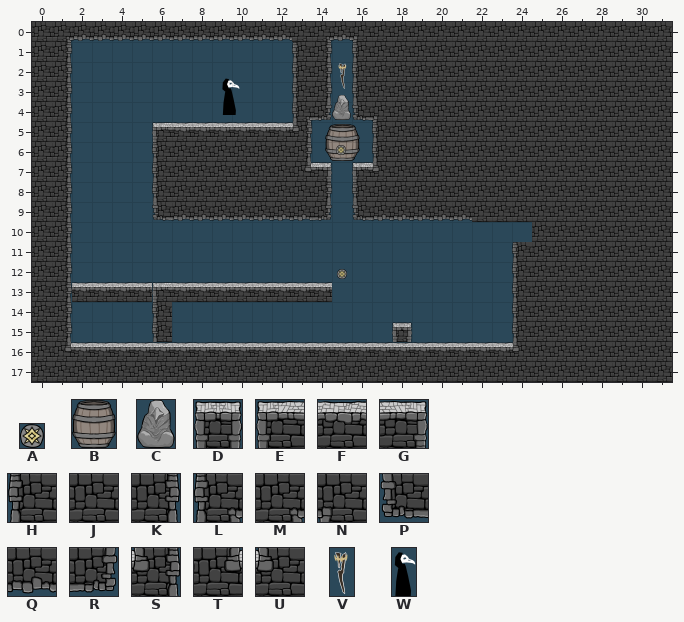
Tiled map (JSON) -- Physics/Physics/assets/harvey_test.tmj. This is how it looked before the edit.
Cells are 300x300 px. Shown: x 0..31, y 0..17.
Key: from "GameObjects": A 0 "chainEnd", B 1 "burnable", C 2 "nonburnable"; from "PlatformTiles": D 12, E 13, F 14, G 15, H 25, J 26, K 27, L 30, M 32, N 33, P 37, Q 38, R 39, S 43, T 44, U 45; from "PlayerTorchTiles": V 2 "torch", W 3 "player".
_ is an empty cell.
Objects are placed by their top-left corner, in cells (3,4 is the top-left corner of cell 3,4); size is 1x1 cell unless given.
Layer "Tile Layer 1" before, first column x 0:
 0 JMQQQQQQQQQQQJMQNJJJJJJJJJJJJJJJ
 1 JK___________HK_HJJJJJJJJJJJJJJJ
 2 JK___________HK_HJJJJJJJJJJJJJJJ
 3 JK___________HK_HJJJJJJJJJJJJJJJ
 4 JK___________LR_PNJJJJJJJJJJJJJJ
 5 JK____EFFFFFFS___HJJJJJJJJJJJJJJ
 6 JK____HJJJJJJK___HJJJJJJJJJJJJJJ
 7 JK____HJJJJJJTG_EUJJJJJJJJJJJJJJ
 8 JK____HJJJJJJJK_HJJJJJJJJJJJJJJJ
 9 JK____PQQQQQQQR_PQQQQQJJJJJJJJJJ
10 JK_______________________JJJJJJJ
11 JK______________________HJJJJJJJ
12 JK______________________HJJJJJJJ
13 JKFFFFEFFFFFFFF_________HJJJJJJJ
14 JK____H_________________HJJJJJJJ
15 JK____H___________D_____HJJJJJJJ
16 JTFFFFFFFFFFFFFFFFFFFFFFUJJJJJJJ
17 JJJJJJJJJJJJJJJJJJJJJJJJJJJJJJJJ
Objects on layer "Entities" before:
C "nonburnable" at 15,3.6 size 1x1.2
B "burnable" at 14.7,5.1 size 1.7x1.8
Objects on layer "Player" before:
V "torch" at 15.2,1.9 size 0.7x1.5
W "player" at 9.4,2.7 size 1x2
A "chainEnd" at 15.2,6.2 size 0.5x0.5
A "chainEnd" at 15.2,12.4 size 0.5x0.5
The same view after the edit:
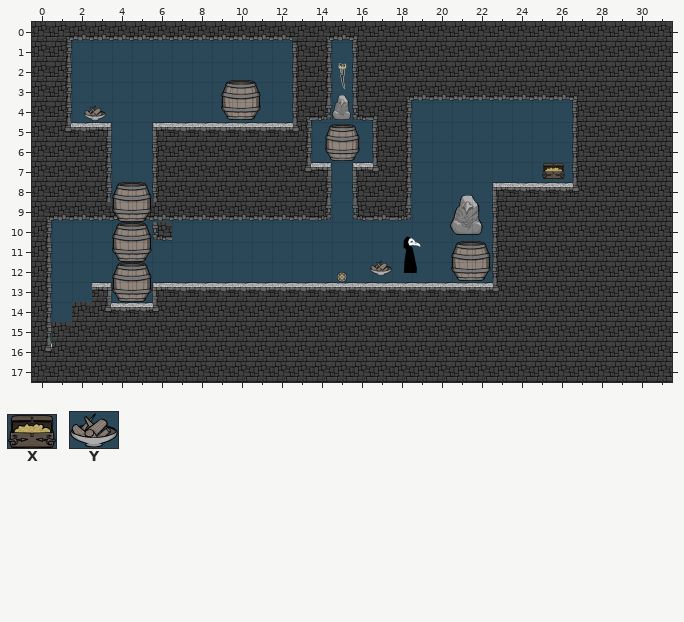
Further tiles: from "GameObjects": X 4 "goaldoor", Y 18 "brazier".
The edit:
Changed rows in their new state; . is an unchanged cell.
Layer "Tile Layer 1":
first column x 0:
 3 ..................MQQQQQQQQN
 4 ..................K________H
 5 .TFG..............K________H
 6 .JJK..............K________H
 7 .JJK..............K________H
 8 .JJK..............K____EFFFU
 9 MQQQQQQ...........R____H....
10 K_....P................HJ...
11 K_.....................HJ...
12 K_.....................HJ...
13 K__G__.........FFFFFFFFUJ...
14 K_JTFFUJJJJJJJJJJJJJJJJJJ...
15 KJJJJJJJJJJJJJJJJJJJJJJJJ...
16 TJJJJJJJJJJJJJJJJJJJJJJJJ...
Layer "Entities":
added: B "burnable" at 9.5,2.9 size 2x2
added: Y "infburnable" at 2.6,4.2 size 1.1x0.8
added: A "1" at 15.2,6.3 size 0.5x0.5
added: X "goaldoor" at 25.5,7.1 size 1.2x0.8
added: B "burnable" at 4,8 size 2x2
added: C "nonburnable" at 20.9,8.7 size 1.7x2
added: B "burnable" at 4,10 size 2x2
added: Y "infburnable" at 16.9,11.9 size 1.1x0.8
added: B "burnable" at 20.9,11 size 2x2
added: A "2" at 15.3,12.5 size 0.5x0.5
added: B "burnable" at 4,12 size 2x2
Layer "Player":
changed: W "player" at 9.4,2.7 size 1x2 -> W "player" at 18.4,10.6 size 1x2
removed: A "chainEnd" at 15.2,6.2 size 0.5x0.5
removed: A "chainEnd" at 15.2,12.4 size 0.5x0.5
